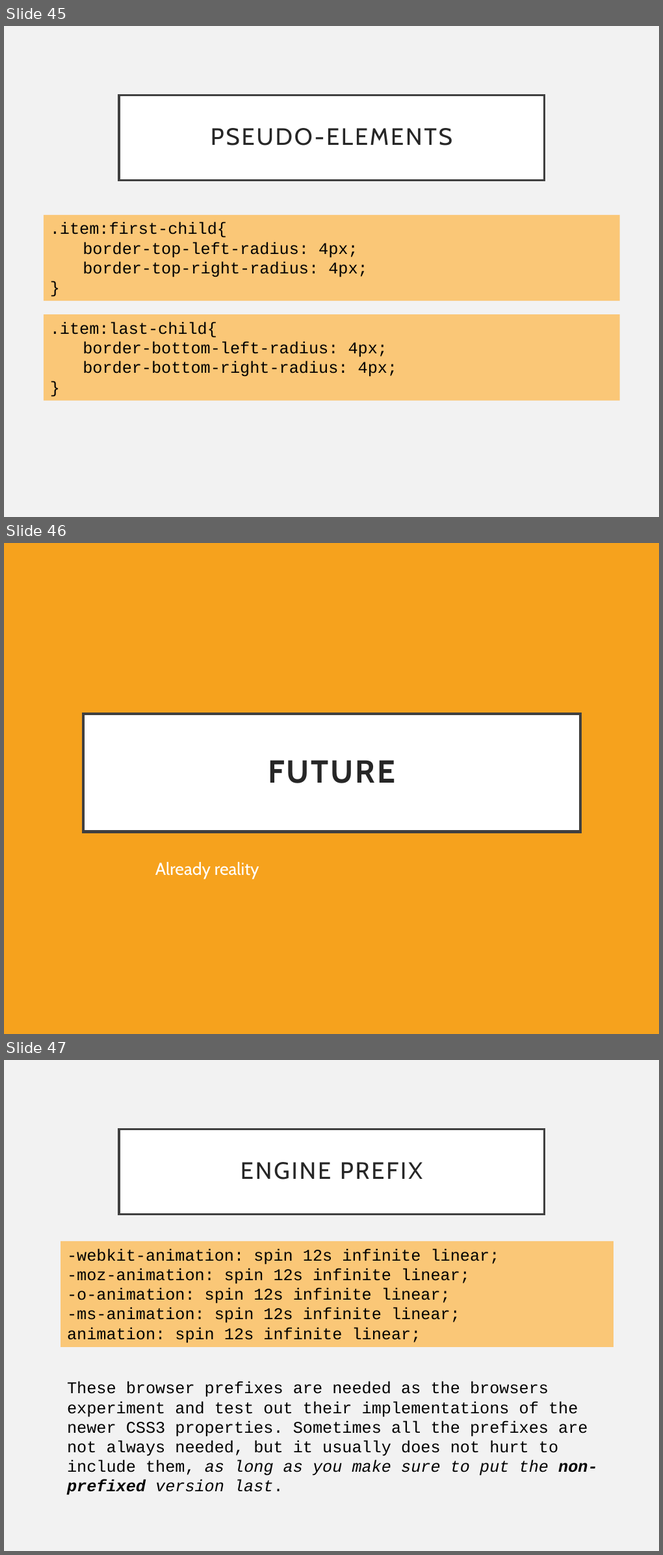
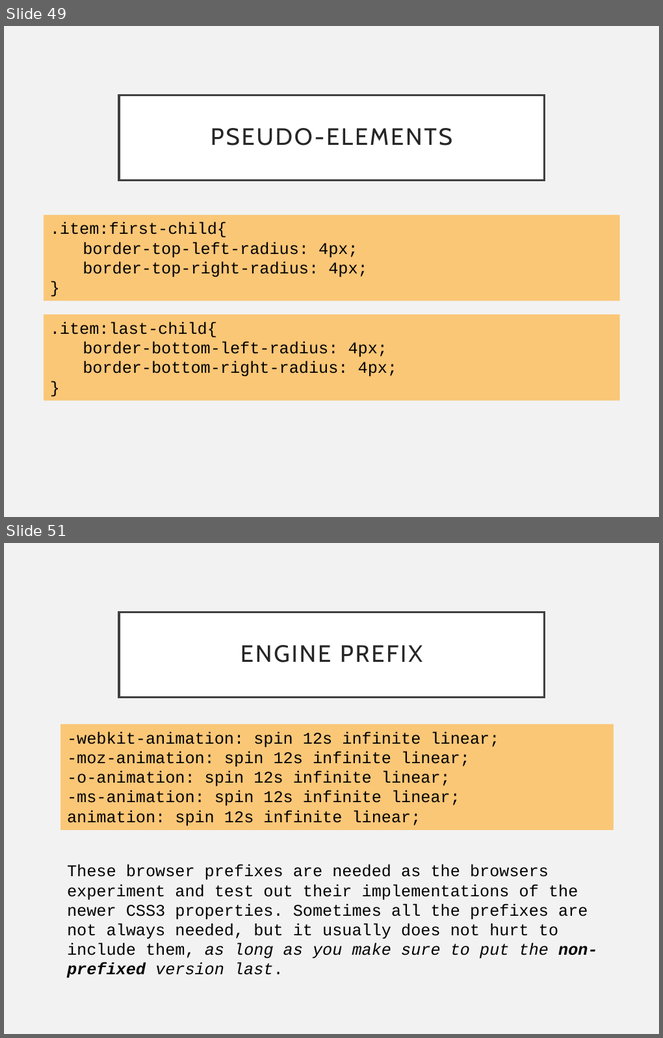
Before and after one commit to katholiek-onderwijs-vlaanderen/cssworkshop, a slide deck: presentation.pptx. Shown one above the other, each under a label of ours: slides 45, 46 and 47 before the commit, slides 49 and 51 after it; the slides between them are not shown. The pictures are 663x1555 and 663x1038 pixels, drawn with LibreOffice and Linux fonts; fonts in the diff are those of the drawing. Boxes give left, top, right and bottom in pixels: in the first picture for what was removed or moved away, otherwise in the second. Text is boxed around its words. In the diff, an @@ line names an element or a change of style, - is before the commit and + after.

```diff
--- a/presentation.pptx
+++ b/presentation.pptx
@@ slide 46 removed at [4, 543, 659, 1034], background #F6A21D @@
@@ title removed at [83, 714, 581, 832] @@
-FUTURE
@@ text removed at [155, 862, 259, 879] @@
-Already reality
@@ what was slide 45 is now slide 49 @@
@@ what was slide 47 is now slide 51 @@
```
Also in this commit, not shown: 3 slides changed, 5 slides added, 1 other file.
